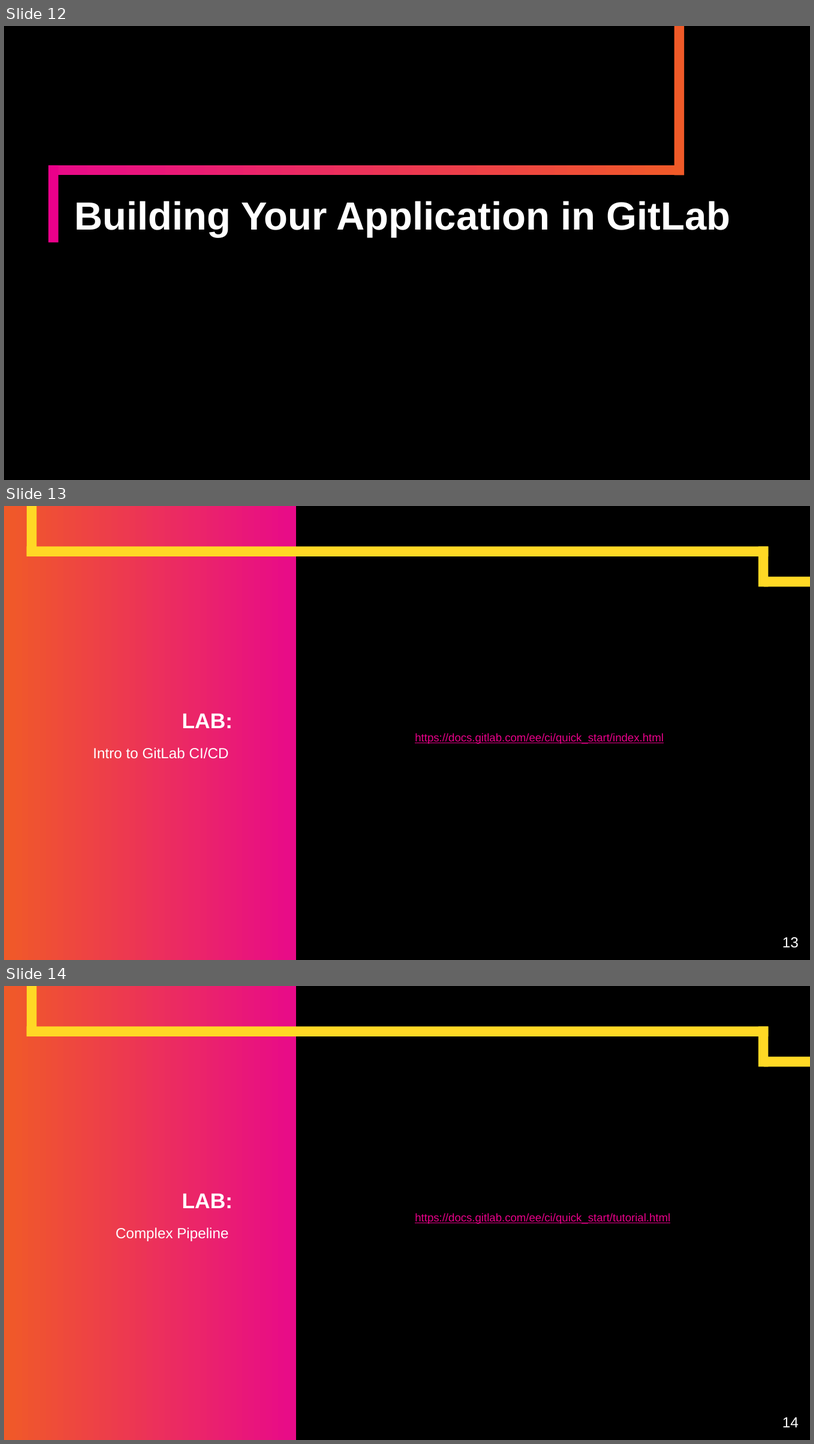
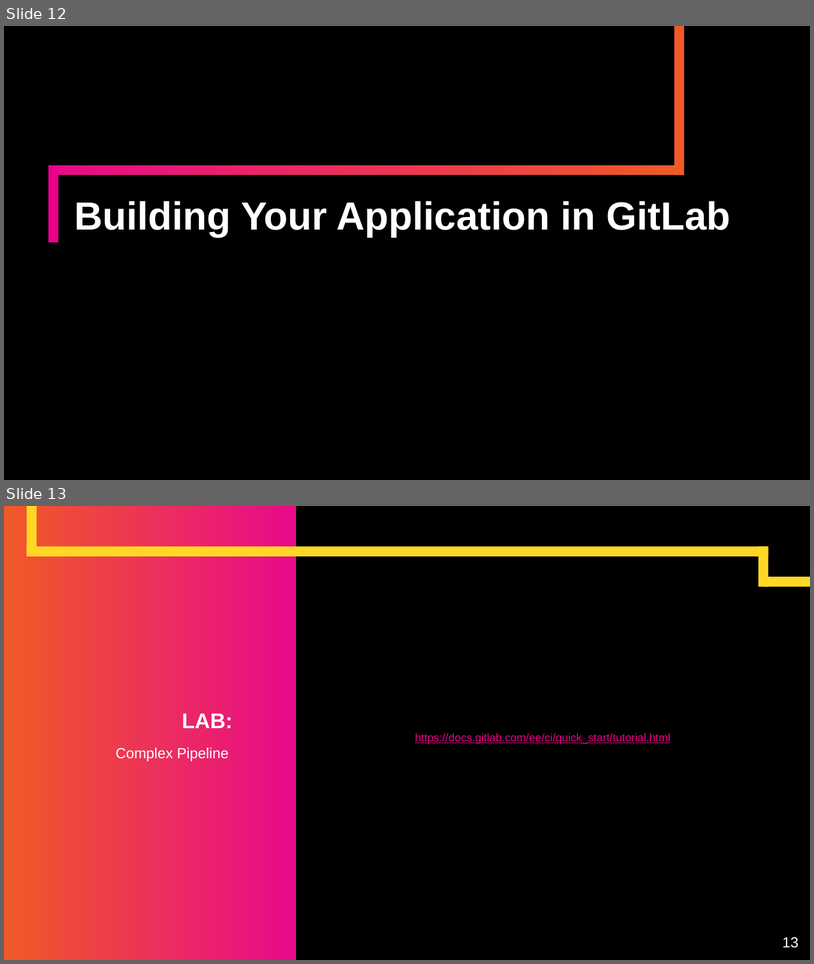
Before and after one commit to KernelGamut32/devsecops-agile-gitlab, a slide deck: gitlab/slides/GitLab.pptx. Shown one above the other, each under a label of ours: slides 12, 13 and 14 before the commit, slides 12 and 13 after it. The pictures are 814x1444 and 814x964 pixels, drawn with LibreOffice and Linux fonts; fonts in the diff are those of the drawing; background and template pictures are left out. Boxes give left, top, right and bottom in pixels: in the first picture for what was removed or moved away, otherwise in the second. Text is boxed around its words. In the diff, an @@ line names an element or a change of style, - is before the commit and + after.

```diff
--- a/gitlab/slides/GitLab.pptx
+++ b/gitlab/slides/GitLab.pptx
@@ slide 13 removed at (x1=4, y1=506, x2=810, y2=960), background #000000; not listed: 5 template elements that a slide beside it also shows @@
@@ title removed at (x1=182, y1=713, x2=233, y2=728) @@
-LAB:
@@ text removed at (x1=415, y1=733, x2=664, y2=744) @@
-https://docs.gitlab.com/ee/ci/quick_start/index.html
@@ subtitle removed at (x1=93, y1=747, x2=229, y2=759) @@
-Intro to GitLab CI/CD
@@ page number removed at (x1=783, y1=937, x2=799, y2=948) @@
-13
@@ what was slide 14 is now slide 13 @@
@@ page number at (x1=783, y1=937, x2=799, y2=948): text changed @@
-14
+13
```
Also in this commit, not shown: 1 other file.
